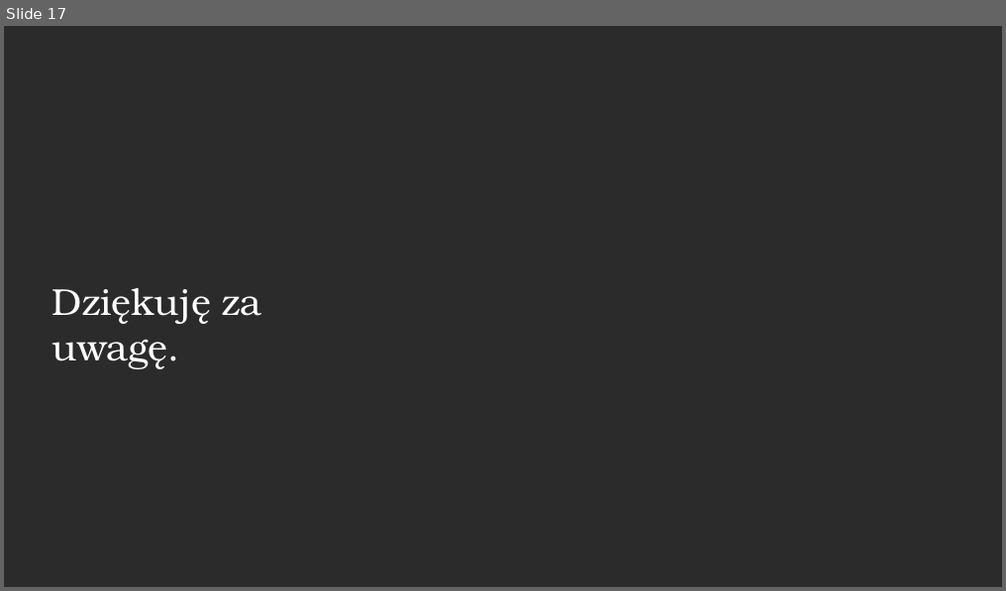
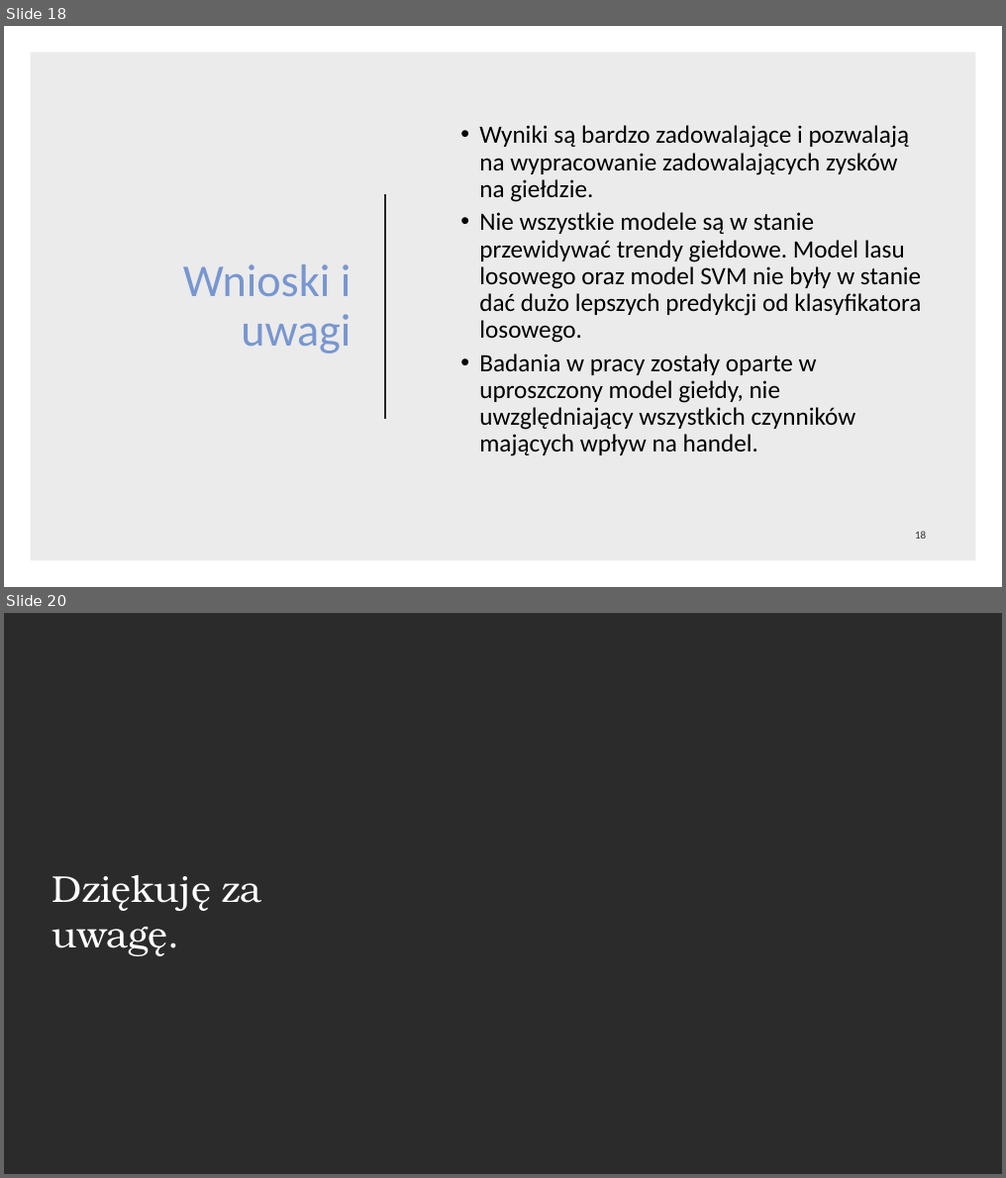
Before and after one commit to nikowis/ai-broker, a slide deck: docs/prezentacja-obrona.pptx. Shown one above the other, each under a label of ours: slide 17 before the commit, slides 18 and 20 after it; the slides between them are not shown. The pictures are 1006x591 and 1006x1178 pixels, drawn with LibreOffice and Linux fonts; fonts in the diff are those of the drawing; background and template pictures are left out; a plain dark background stands for a picture behind light text. Boxes give left, top, right and bottom in pixels: in the first picture for what was removed or moved away, otherwise in the second. Text is boxed around its words. In the diff, an @@ line names an element or a change of style, - is before the commit and + after.

```diff
--- a/docs/prezentacja-obrona.pptx
+++ b/docs/prezentacja-obrona.pptx
@@ slide 18 added at (x1=4, y1=26, x2=1002, y2=587), background #FFFFFF @@
@@ rectangle added at (x1=30, y1=52, x2=976, y2=562), fill #000000 at 8% opacity @@
@@ text added at (x1=479, y1=125, x2=921, y2=457), 24 pt, text #000000 @@
+  • Wyniki są bardzo zadowalające i pozwalają na wypracowanie zadowalających zysków na giełdzie.
+  • Nie wszystkie modele są w stanie przewidywać trendy giełdowe. Model lasu losowego oraz model SVM nie były w stanie dać dużo lepszych predykcji od klasyfikatora losowego.
+  • Badania w pracy zostały oparte w uproszczony model giełdy, nie uwzględniający wszystkich czynników mających wpływ na handel.
@@ line added from (385, 194) to (385, 419), #262626 1.5 pt @@
@@ text added at (x1=183, y1=265, x2=351, y2=354), 44 pt, text #7896CF @@
+Wnioski i uwagi
@@ page number added at (x1=915, y1=531, x2=926, y2=539), 10.5 pt, text #000000 at 80% opacity @@
+18
@@ what was slide 17 is now slide 20 @@
```
Also in this commit, not shown: 4 slides changed, 2 other slides added.
